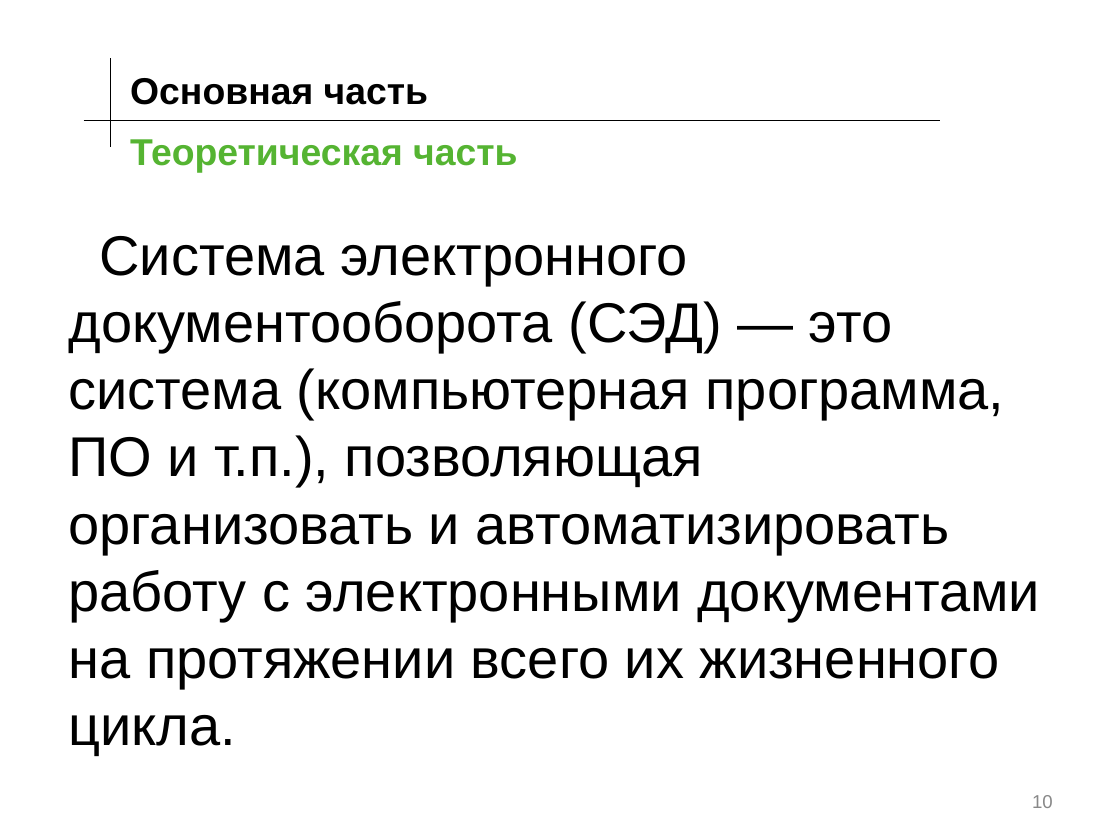
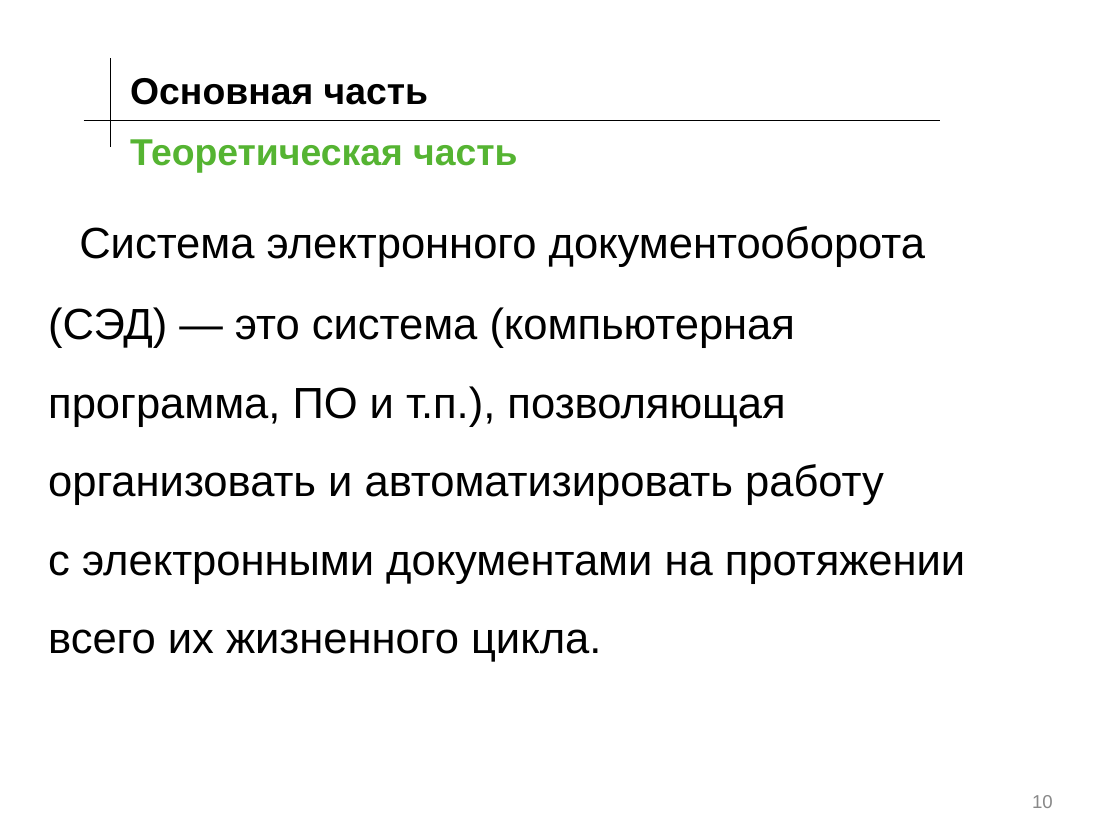
Before and after one commit to KnopaEl/Project, a slide deck: slide 10 of ПД(171-341).pptx. Drawn at 1120x840 pixels with LibreOffice and Linux fonts; fonts in the diff are those of the drawing; background and template pictures are left out. Boxes give left, top, right and bottom in pixels: in the first picture for what was removed or moved away, otherwise in the second. Text is boxed around its words. In the diff, an @@ line names an element or a change of style, - is before the commit and + after.

```diff
--- a/ПД(171-341).pptx
+++ b/ПД(171-341).pptx
@@ text "Система электронного документооборота (СЭД) — ...": place and size @@
-text "Система электронного документооборота (СЭД) — ..." at (68,236,1040,755)
+text "Система электронного документооборота (СЭД) — ..." at (48,226,965,662)
@@ text "Система электронного документооборота (СЭД) — ..." at (48,226,965,662): size 36 to 28 pt; line spacing 1 to 1.5 @@
```
Also in this commit, not shown: 16 other slides changed, 2 slides removed.
